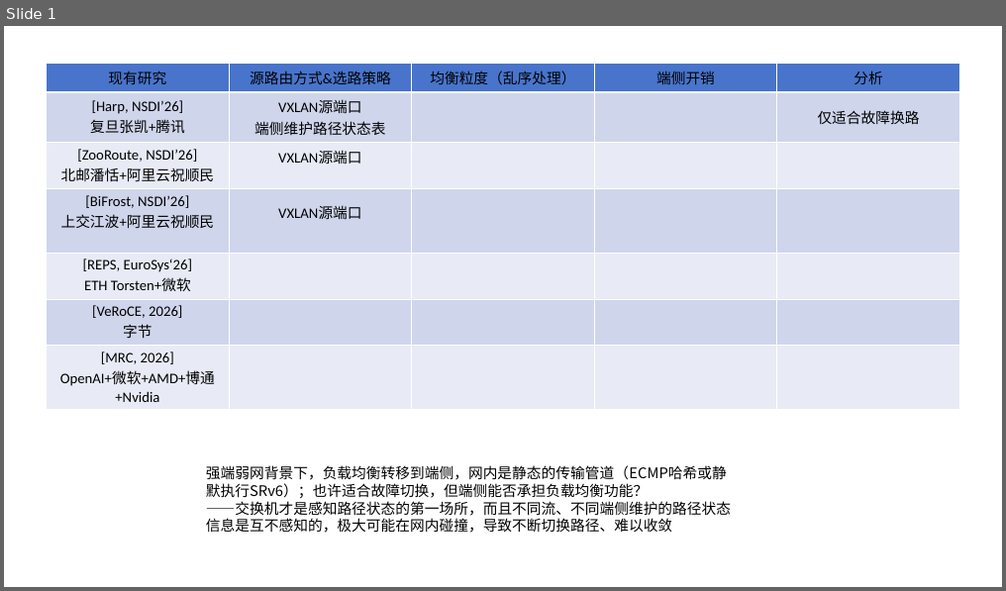
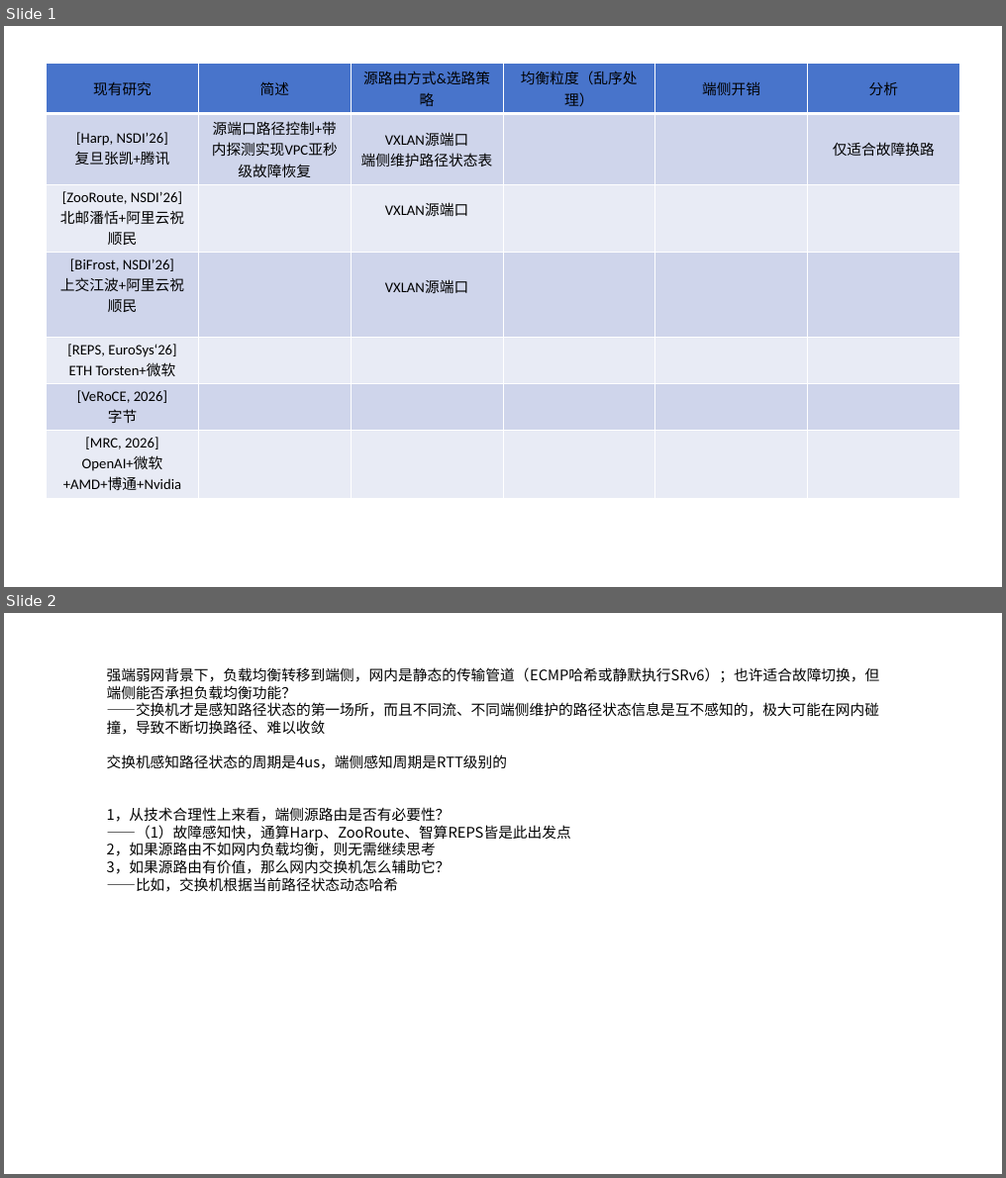
Before and after one commit to dxl041/Academics, a slide deck: Comparison/总结.pptx. Shown one above the other, each under a label of ours: slide 1 before the commit, slides 1 and 2 after it. The pictures are 1006x591 and 1006x1178 pixels, drawn with LibreOffice and Linux fonts; fonts in the diff are those of the drawing. Boxes give left, top, right and bottom in pixels: in the first picture for what was removed or moved away, otherwise in the second. Text is boxed around its words. In the diff, an @@ line names an element or a change of style, - is before the commit and + after.

```diff
--- a/Comparison/总结.pptx
+++ b/Comparison/总结.pptx
@@ slide 2 added at (x1=4, y1=613, x2=1002, y2=1174), background #FFFFFF @@
@@ text added at (x1=107, y1=667, x2=880, y2=892), 14 pt, text #000000 @@
+强端弱网背景下，负载均衡转移到端侧，网内是静态的传输管道（ECMP哈希或静默执行SRv6）；也许适合故障切换，但端侧能否承担负载均衡功能？
+——交换机才是感知路径状态的第一场所，而且不同流、不同端侧维护的路径状态信息是互不感知的，极大可能在网内碰撞，导致不断切换路径、难以收敛
+交换机感知路径状态的周期是4us，端侧感知周期是RTT级别的
+1，从技术合理性上来看，端侧源路由是否有必要性？
+——（1）故障感知快，通算Harp、ZooRoute、智算REPS皆是此出发点
+2，如果源路由不如网内负载均衡，则无需继续思考
+3，如果源路由有价值，那么网内交换机怎么辅助它？
+——比如，交换机根据当前路径状态动态哈希
@@ slide 1 changed as well @@
@@ table at (x1=46, y1=64, x2=957, y2=494) @@
+column 2: 简述 | 源端口路径控制+带内探测实现VPC亚秒级故障恢复 |  |  |  |  | 
@@ text removed at (x1=206, y1=466, x2=731, y2=533) @@
-强端弱网背景下，负载均衡转移到端侧，网内是静态的传输管道（ECMP哈希或静默执行SRv6）；也许适合故障切换，但端侧能否承担负载均衡功能？
-——交换机才是感知路径状态的第一场所，而且不同流、不同端侧维护的路径状态信息是互不感知的，极大可能在网内碰撞，导致不断切换路径、难以收敛
```
Also in this commit, not shown: 2 other files.
